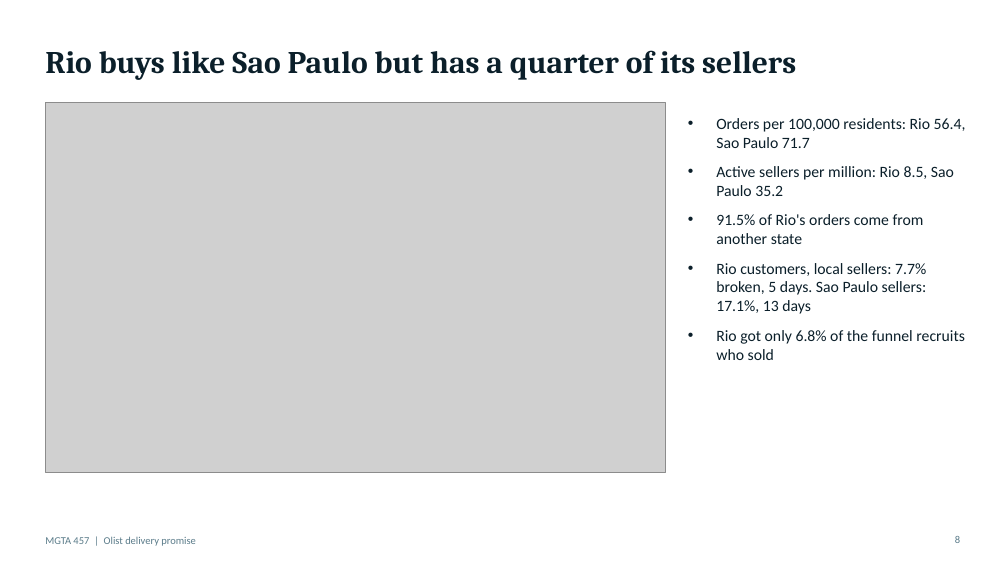
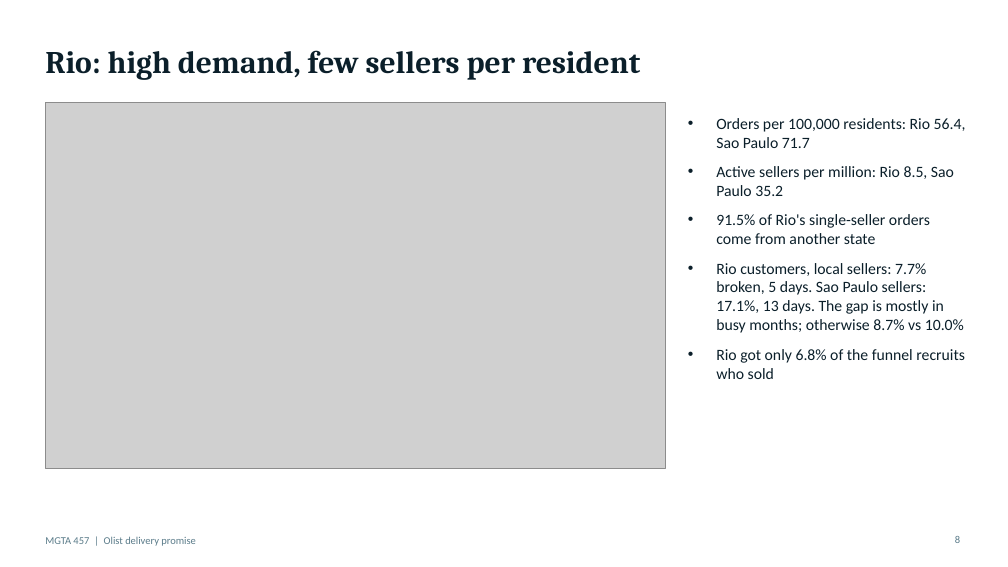
Before and after one commit to rsm-aaljarallah/mgta457-olist, a slide deck: slide 8 of deliverables/olist_presentation.pptx. Drawn at 1008x567 pixels with LibreOffice and Linux fonts; fonts in the diff are those of the drawing; grey boxes stand for pictures. Boxes give left, top, right and bottom in pixels: in the first picture for what was removed or moved away, otherwise in the second. Text is boxed around its words. In the diff, an @@ line names an element or a change of style, - is before the commit and + after.

```diff
--- a/deliverables/olist_presentation.pptx
+++ b/deliverables/olist_presentation.pptx
@@ title at (45, 50, 640, 80): text changed @@
-Rio buys like Sao Paulo but has a quarter of its sellers
+Rio: high demand, few sellers per resident
@@ picture: place and size @@
-picture at (45, 102, 665, 473)
+picture at (45, 102, 665, 469)
@@ text at (716, 214, 964, 333): text changed @@
-• 91.5% of Rio's orders come from another state
-• Rio customers, local sellers: 7.7% broken, 5 days. Sao Paulo sellers: 17.1%, 13 days
+• 91.5% of Rio's single-seller orders come from another state
+• Rio customers, local sellers: 7.7% broken, 5 days. Sao Paulo sellers: 17.1%, 13 days. The gap is mostly in busy months; otherwise 8.7% vs 10.0%
```
Also in this commit, not shown: 7 other slides changed, 45 other files.
